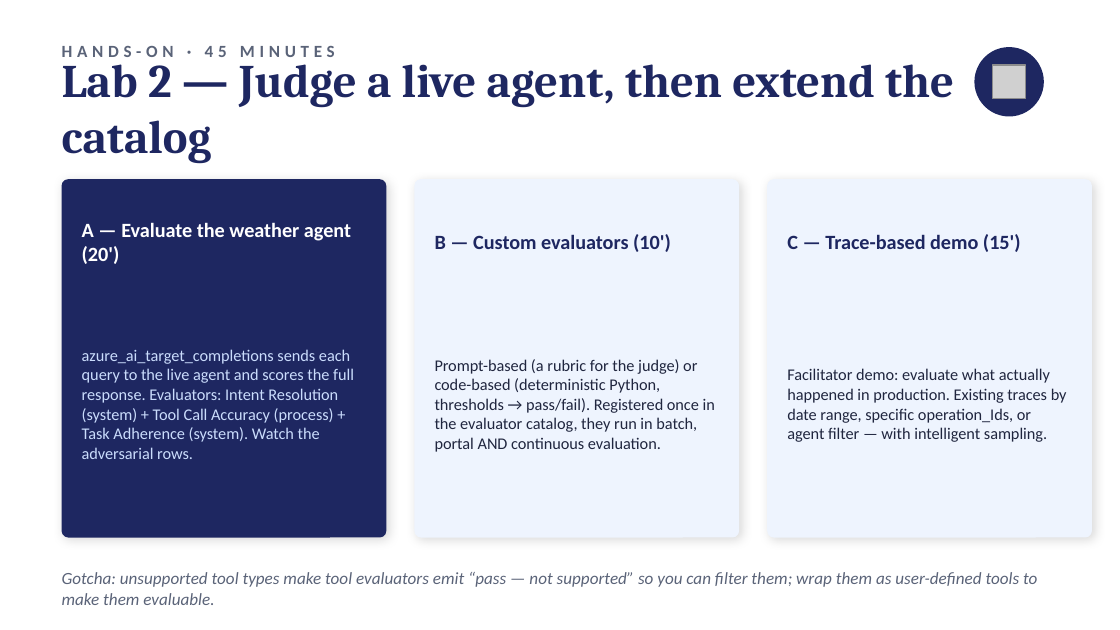
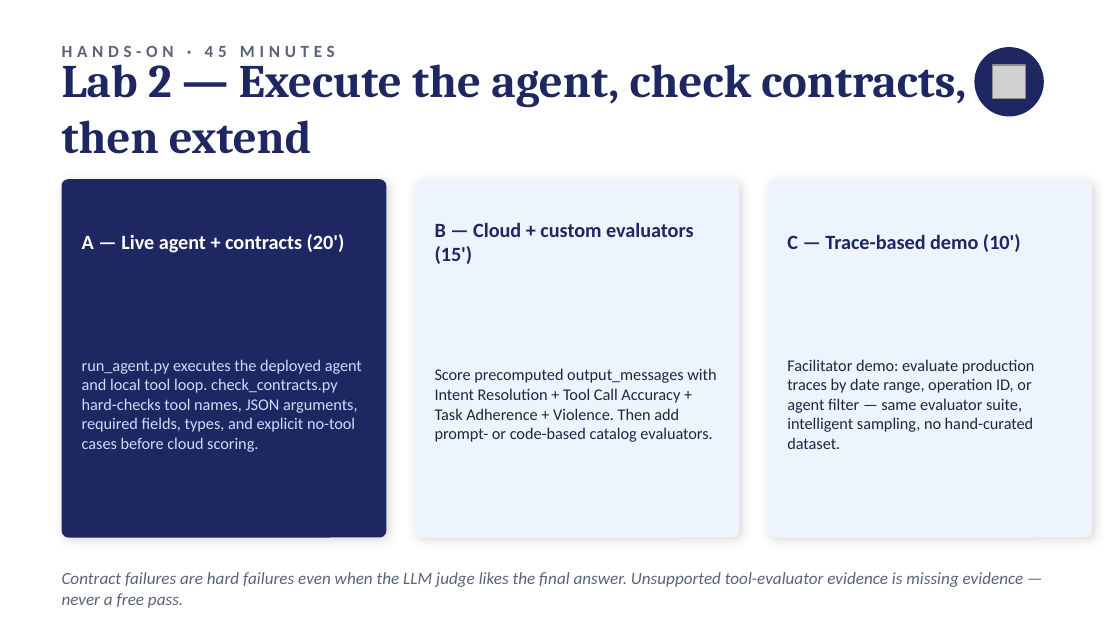
Before and after one commit to jplummer01/foundry-evaluations-workshop, a slide deck: slide 11 of slides/foundry-evals-workshop-deck.pptx. Drawn at 1120x630 pixels with LibreOffice and Linux fonts; fonts in the diff are those of the drawing; grey boxes stand for pictures. Boxes give left, top, right and bottom in pixels: in the first picture for what was removed or moved away, otherwise in the second. Text is boxed around its words. In the diff, an @@ line names an element or a change of style, - is before the commit and + after.

Commit message:
feat: bring model migration evaluation strategy to life
- export normalized Foundry evaluation artifacts and provenance
- add deterministic contract checks and offline promotion policies
- enhance datasets and CI comparison workflows
- document live smoke testing and migration lab workflows
- update workshop deck with evidence, gating, and migration guidance

```diff
--- a/slides/foundry-evals-workshop-deck.pptx
+++ b/slides/foundry-evals-workshop-deck.pptx
@@ text at <box>62,55,966,154</box>: text changed @@
-Lab 2 — Judge a live agent, then extend the catalog
+Lab 2 — Execute the agent, check contracts, then extend
@@ text at <box>82,234,345,253</box>: text changed @@
-A — Evaluate the weather agent (20')
+A — Live agent + contracts (20')
@@ text at <box>435,222,693,264</box>: text changed @@
-B — Custom evaluators (10')
+B — Cloud + custom evaluators (15')
@@ text at <box>787,234,1021,252</box>: text changed @@
-C — Trace-based demo (15')
+C — Trace-based demo (10')
@@ text at <box>82,359,362,452</box>: text changed @@
-azure_ai_target_completions sends each query to the live agent and scores the full response. Evaluators: Intent Resolution (system) + Tool Call Accuracy (process) + Task Adherence (system). Watch the adversarial rows.
+run_agent.py executes the deployed agent and local tool loop. check_contracts.py hard-checks tool names, JSON arguments, required fields, types, and explicit no-tool cases before cloud scoring.
@@ text at <box>787,359,1035,449</box>: text changed @@
-Facilitator demo: evaluate what actually happened in production. Existing traces by date range, specific operation_Ids, or agent filter — with intelligent sampling.
+Facilitator demo: evaluate production traces by date range, operation ID, or agent filter — same evaluator suite, intelligent sampling, no hand-curated dataset.
@@ text at <box>435,368,716,442</box>: text changed @@
-Prompt-based (a rubric for the judge) or code-based (deterministic Python, thresholds → pass/fail). Registered once in the evaluator catalog, they run in batch, portal AND continuous evaluation.
+Score precomputed output_messages with Intent Resolution + Tool Call Accuracy + Task Adherence + Violence. Then add prompt- or code-based catalog evaluators.
@@ text at <box>62,572,1024,608</box>: text changed @@
-Gotcha: unsupported tool types make tool evaluators emit “pass — not supported” so you can filter them; wrap them as user-defined tools to make them evaluable.
+Contract failures are hard failures even when the LLM judge likes the final answer. Unsupported tool-evaluator evidence is missing evidence — never a free pass.
```
Also in this commit, not shown: 4 other slides changed, 1 slide added.
